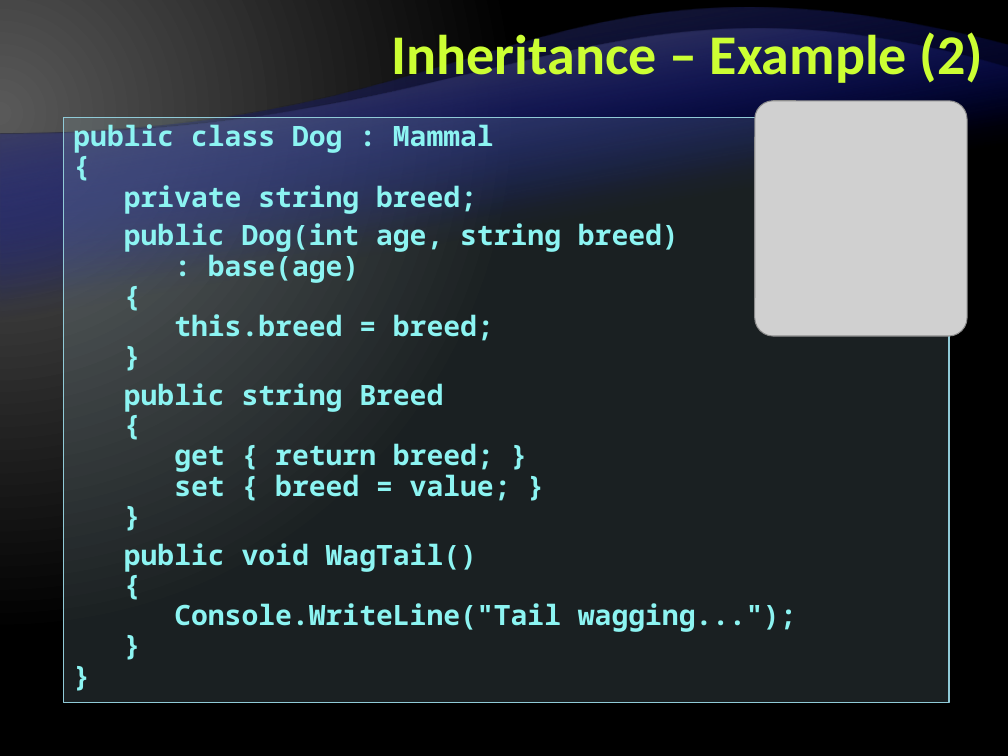
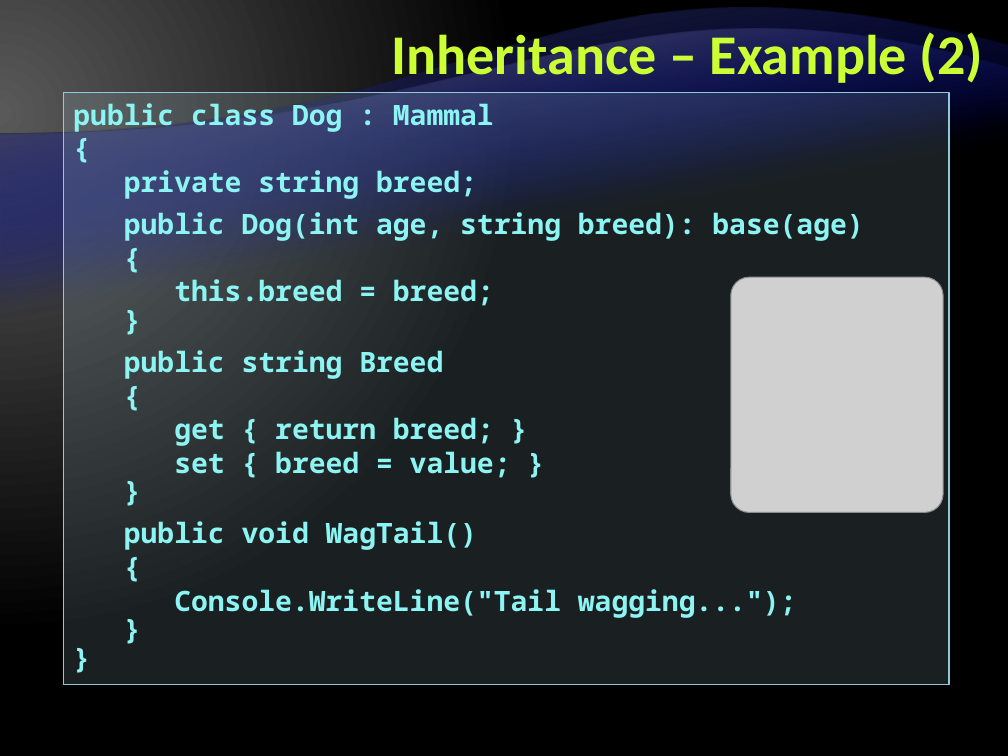
Before and after one commit to Graveheart/aspnetcourse, a slide deck: slide 82 of 2010/lectures/4. Object-Oriented Programming with CSharp.pptx. Drawn at 1008x756 pixels with LibreOffice and Linux fonts; fonts in the diff are those of the drawing; grey boxes stand for pictures; background and template pictures are left out. Boxes give left, top, right and bottom in pixels: in the first picture for what was removed or moved away, otherwise in the second. Text is boxed around its words. In the diff, an @@ line names an element or a change of style, - is before the commit and + after.

```diff
--- a/2010/lectures/4. Object-Oriented Programming with CSharp.pptx
+++ b/2010/lectures/4. Object-Oriented Programming with CSharp.pptx
@@ rectangle "public class Dog : Mammal": place and size @@
-rectangle "public class Dog : Mammal" at bbox=[64, 118, 950, 704]
+rectangle "public class Dog : Mammal" at bbox=[64, 93, 950, 684]
@@ text in rectangle at bbox=[73, 98, 797, 618]: line spacing 0.9 to 1; line spacing 0.9 to 0.85 @@
@@ text in rectangle at bbox=[124, 212, 863, 241]: text changed @@
-public Dog(int age, string breed)
-: base(age)
+public Dog(int age, string breed): base(age)
@@ picture: place and size @@
-picture at bbox=[755, 101, 968, 336]
+picture at bbox=[731, 277, 943, 512]
```
Also in this commit, not shown: 54 other slides changed.
